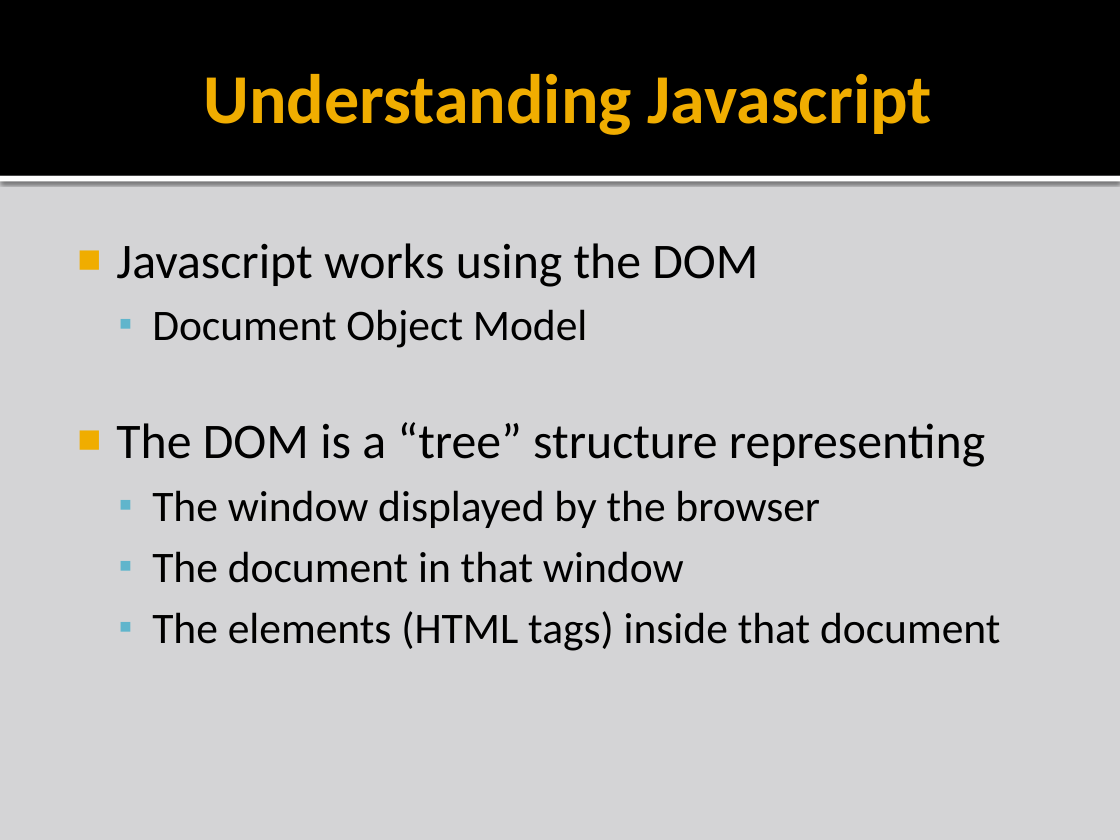
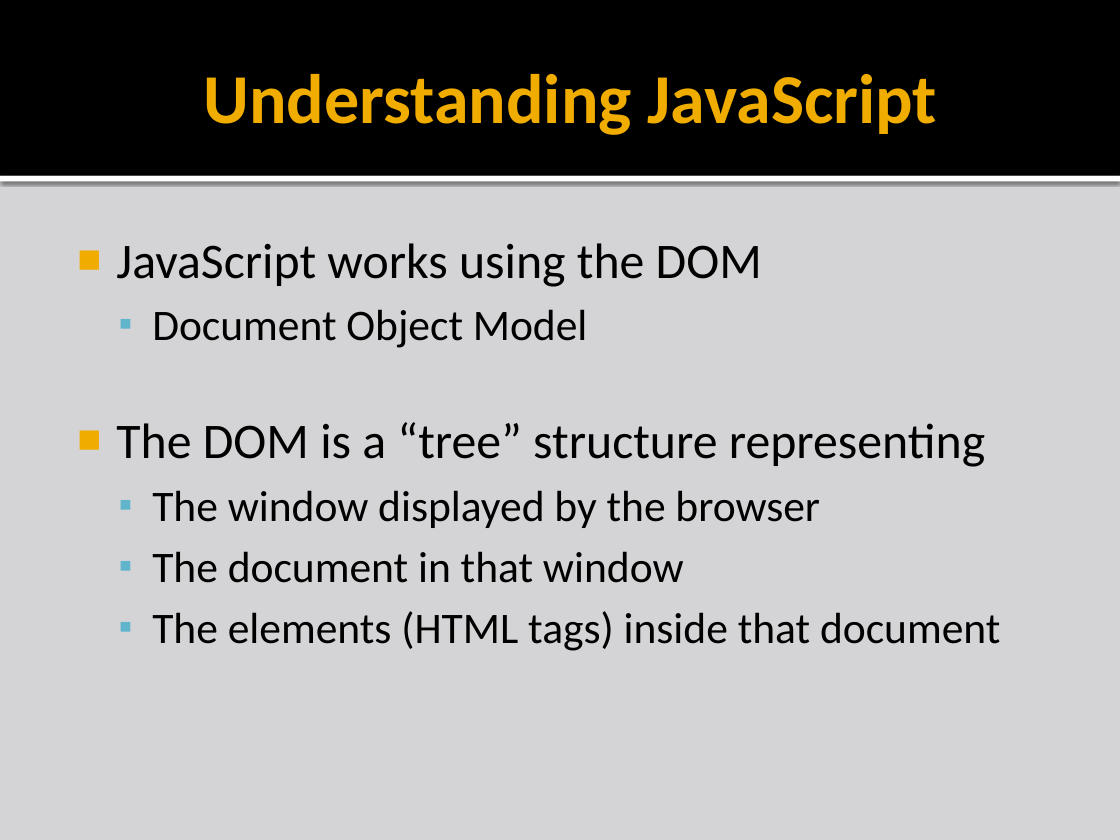
Before and after one commit to liamf/coderdojo-bray, a slide deck: slide 12 of html/presentations/CoderDojoBrayHTML_session5.pptx (slide 11 before the commit). Drawn at 1120x840 pixels with LibreOffice and Linux fonts; fonts in the diff are those of the drawing; background and template pictures are left out. Boxes give left, top, right and bottom in pixels: in the first picture for what was removed or moved away, otherwise in the second. Text is boxed around its words. In the diff, an @@ line names an element or a change of style, - is before the commit and + after.

Commit message:
Joe's updates to session5 Javascript

```diff
--- a/html/presentations/CoderDojoBrayHTML_session5.pptx
+++ b/html/presentations/CoderDojoBrayHTML_session5.pptx
@@ title at (x1=204, y1=74, x2=937, y2=135): text changed @@
-Understanding Javascript
+Understanding JavaScript
@@ text at (x1=116, y1=243, x2=762, y2=287): text changed @@
-■ Javascript works using the DOM
+■ JavaScript works using the DOM
```
Also in this commit, not shown: 11 other slides changed, 8 slides added, 2 slides removed, 15 other files.
